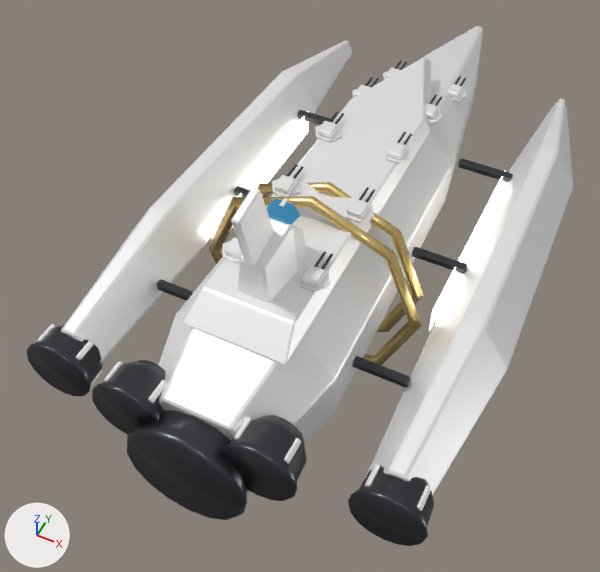
Renders of the glTF model public/models/ships/imperator.glb from each side of a commit.
Both versions are drawn from a 50 mm camera at (0.77, -2.04, 2.0) aimed at (-0.08, -0.34, -0.13). Lighting does not change. The marker at lower left points along +X, +Y and +Z. The older version comes first. Where no turn or scale is listed for an object, it has been applied to the vertices.

Names of what the first picture shows: 'Бортовой_корпус', 'Бортовой_корпус.001', 'Кожух_дюзы', 'Кожух_дюзы.001', 'Кожух_дюзы.002', 'Кожух_дюзы.003', 'Кожух_дюзы.004', 'Кольцо_реактора', 'Мостик', 'Флаг', 'Хребет', 'Ярус' and 42 more.
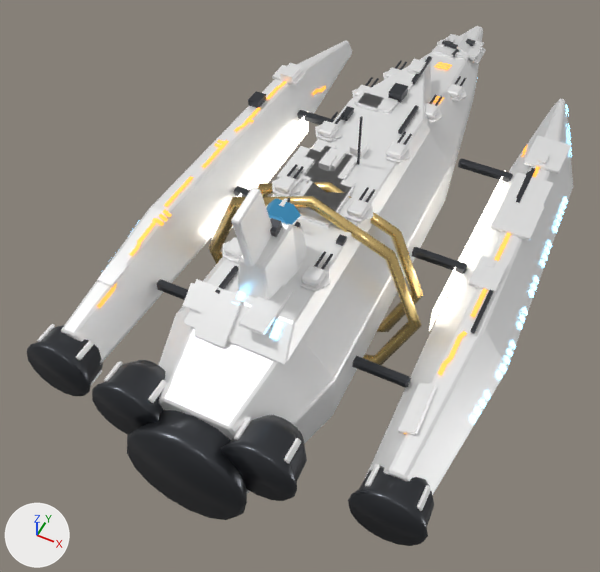
The change in detail:
Material 'vent' (mat_vent) is new.
Its base color is (0.05, 0.12, 0.2) (dark blue #3f617c).
Its metallic is 0.3.
Its roughness is 0.3.
Its emission color is (0.25, 0.65, 1.0) (blue #89d3ff).
Its emission strength is 4.0.
Material 'stripe' (mat_stripe) is new.
Its base color is (1.0, 0.42, 0.08) (orange #ffad50).
Its metallic is 0.2.
Its roughness is 0.45.
Its emission color is (1.0, 0.38, 0.05) (orange #ffa63f).
Its emission strength is 1.2.
Mesh me_механика is new.
It has 152 vertices, 228 faces and spans x -0.56..0.56, y -0.92..0.92, z -0.21..0.21.
It uses material mat_dark (dark grey #4b4d52).
Mesh me_накладные_плиты is new.
It has 304 vertices, 456 faces and spans x -0.57..0.57, y -0.99..0.99, z -0.15..0.15.
It uses material mat_hull2 (white #ffffff).
Mesh me_решётки is new.
It has 288 vertices, 144 faces and spans x -0.67..0.67, y -0.95..0.95, z -0.16..0.16.
It uses material mat_vent (dark blue #3f617c, glowing blue #89d3ff).
Mesh me_разметка is new.
It has 552 vertices, 276 faces and spans x -0.54..0.54, y -0.96..0.96, z -0.16..0.16.
It uses material mat_stripe (orange #ffad50, glowing orange #ffa63f).
Object 'Механика' (ob_механика) is new; it shows me_механика.
Its location is (-0.003, 0.106, 0.289).
Object 'Накладные_плиты' (ob_накладные_плиты) is new; it shows me_накладные_плиты.
Its location is (0.013, 0.075, 0.192).
Object 'Решётки' (ob_решётки) is new; it shows me_решётки.
Its location is (0.0, 0.094, 0.15).
Object 'Разметка' (ob_разметка) is new; it shows me_разметка.
Its location is (-0.007, 0.1, 0.155).

Changed parts and their boxes (x1, y1, x2, y2) in the pictures (600 x 572 px):
'Накладные_плиты', added: after (97, 34, 571, 435)
'Механика', added: after (215, 39, 535, 333)
'Разметка', added: after (97, 62, 539, 434)
'Решётки', added: after (132, 78, 572, 424)
